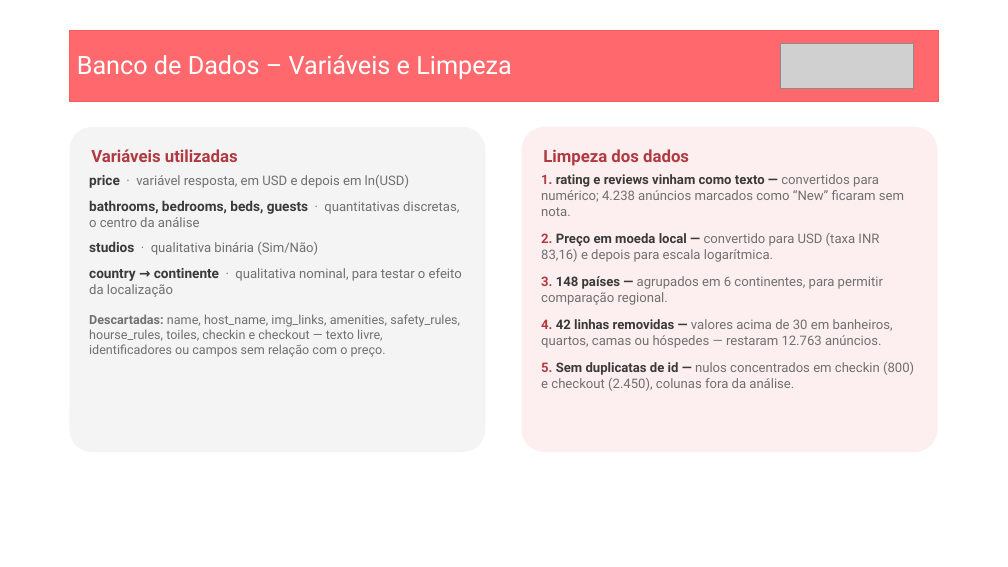
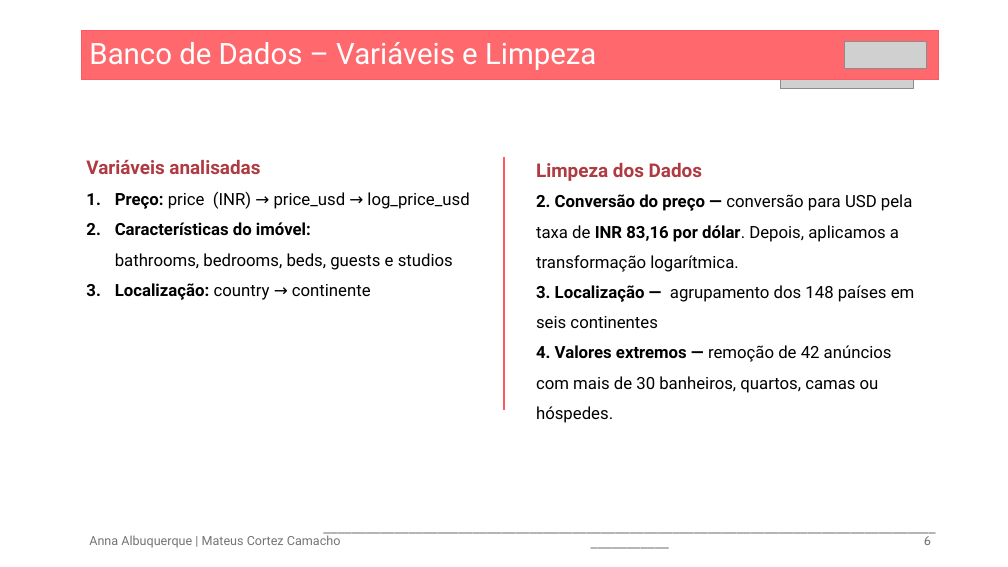
Before and after one commit to Matex0406/Projeto_1_CB, a slide deck: slide 6 of Seminario 1 - Insper Data - Analise AirBnb - Versão 2.pptx. Drawn at 1008x567 pixels with LibreOffice and Linux fonts; fonts in the diff are those of the drawing; grey boxes stand for pictures. Boxes give left, top, right and bottom in pixels: in the first picture for what was removed or moved away, otherwise in the second. Text is boxed around its words. In the diff, an @@ line names an element or a change of style, - is before the commit and + after.

```diff
--- a/Seminario 1 - Insper Data - Analise AirBnb - Versão 2.pptx
+++ b/Seminario 1 - Insper Data - Analise AirBnb - Versão 2.pptx
@@ rectangle "Banco de Dados – Variáveis ..." resized from (x1=70, y1=30, x2=939, y2=101) to (x1=82, y1=30, x2=938, y2=80) @@
@@ rectangle "Banco de Dados – Variáveis ..." at (x1=82, y1=30, x2=938, y2=80): size 24 to 28 pt; title to rectangle @@
@@ picture added at (x1=845, y1=42, x2=926, y2=69) @@
@@ rounded rectangle removed at (x1=70, y1=127, x2=485, y2=452) @@
-Variáveis utilizadas
@@ rounded rectangle removed at (x1=522, y1=127, x2=938, y2=452) @@
-Limpeza dos dados
@@ text at (x1=86, y1=160, x2=469, y2=300): text changed; size 12.5 to 16 pt; text colour #707070 to #000000 @@
-price · variável resposta, em USD e depois em ln(USD)
-bathrooms, bedrooms, beds, guests · quantitativas discretas, o centro da análise
-studios · qualitativa binária (Sim/Não)
-country → continente · qualitativa nominal, para testar o efeito da localização
-Descartadas: name, host_name, img_links, amenities, safety_rules, hourse_rules, toiles, checkin e checkout — texto livre, identificadores ou campos sem relação com o preço.
+Variáveis analisadas
+1. Preço: price (INR) → price_usd → log_price_usd
+2. Características do imóvel:
+   bathrooms, bedrooms, beds, guests e studios
+3. Localização: country → continente
@@ line added from (504, 410) to (504, 157), #FF5A5F 2 pt @@
@@ text at (x1=536, y1=163, x2=915, y2=423): text changed; size 12.5 to 16 pt; text colour #707070 to #000000 @@
-1. rating e reviews vinham como texto — convertidos para numérico; 4.238 anúncios marcados como “New” ficaram sem nota.
-2. Preço em moeda local — convertido para USD (taxa INR 83,16) e depois para escala logarítmica.
-3. 148 países — agrupados em 6 continentes, para permitir comparação regional.
-4. 42 linhas removidas — valores acima de 30 em banheiros, quartos, camas ou hóspedes — restaram 12.763 anúncios.
-5. Sem duplicatas de id — nulos concentrados em checkin (800) e checkout (2.450), colunas fora da análise.
+Limpeza dos Dados
+2. Conversão do preço — conversão para USD pela taxa de INR 83,16 por dólar. Depois, aplicamos a transformação logarítmica.
+3. Localização — agrupamento dos 148 países em seis continentes
+4. Valores extremos — remoção de 42 anúncios com mais de 30 banheiros, quartos, camas ou hóspedes.
@@ text added at (x1=89, y1=533, x2=341, y2=548), 12 pt, text #747474 @@
+Anna Albuquerque | Mateus Cortez Camacho
@@ text added at (x1=312, y1=516, x2=948, y2=554), 12 pt, text #797979 @@
+_________________________________________________________________________________________________
@@ page number added at (x1=924, y1=536, x2=931, y2=545), 12 pt, text #797979 @@
+6
```
Also in this commit, not shown: 10 other slides changed, 2 slides added, 4 slides removed, 2 other files.
